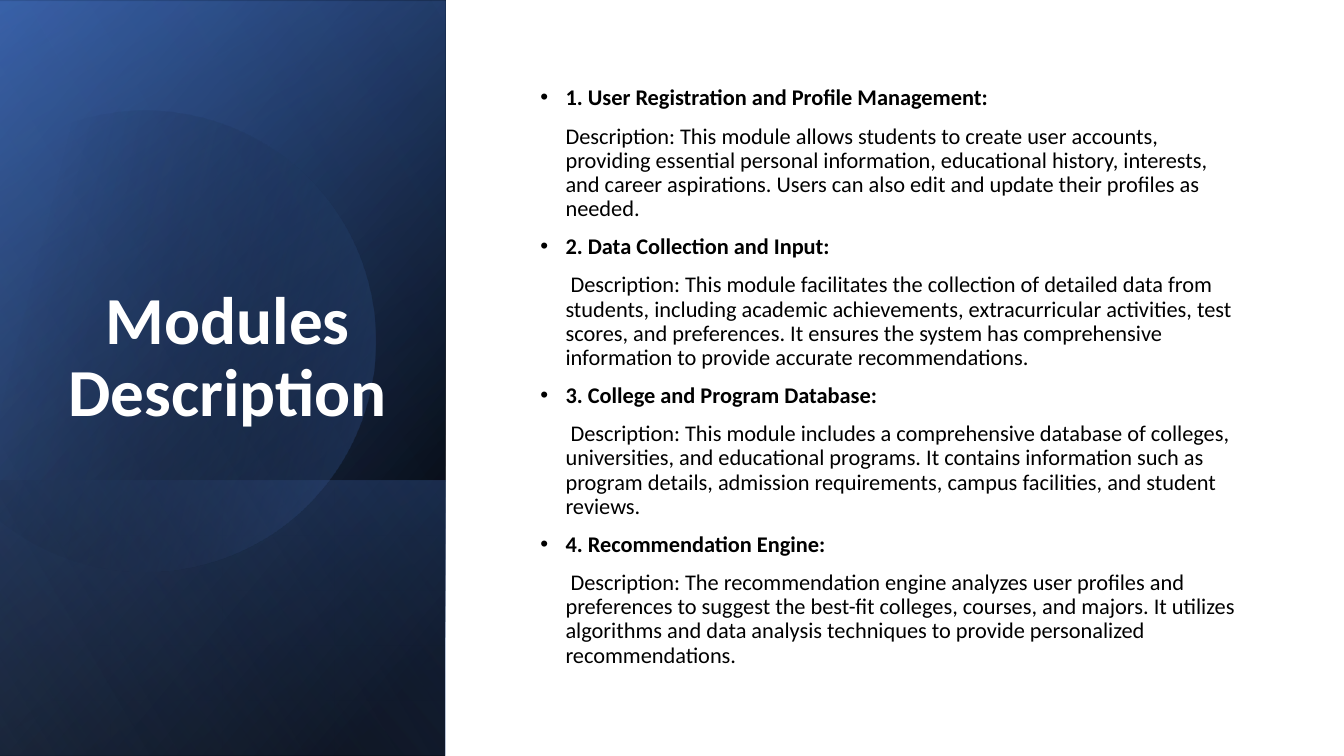
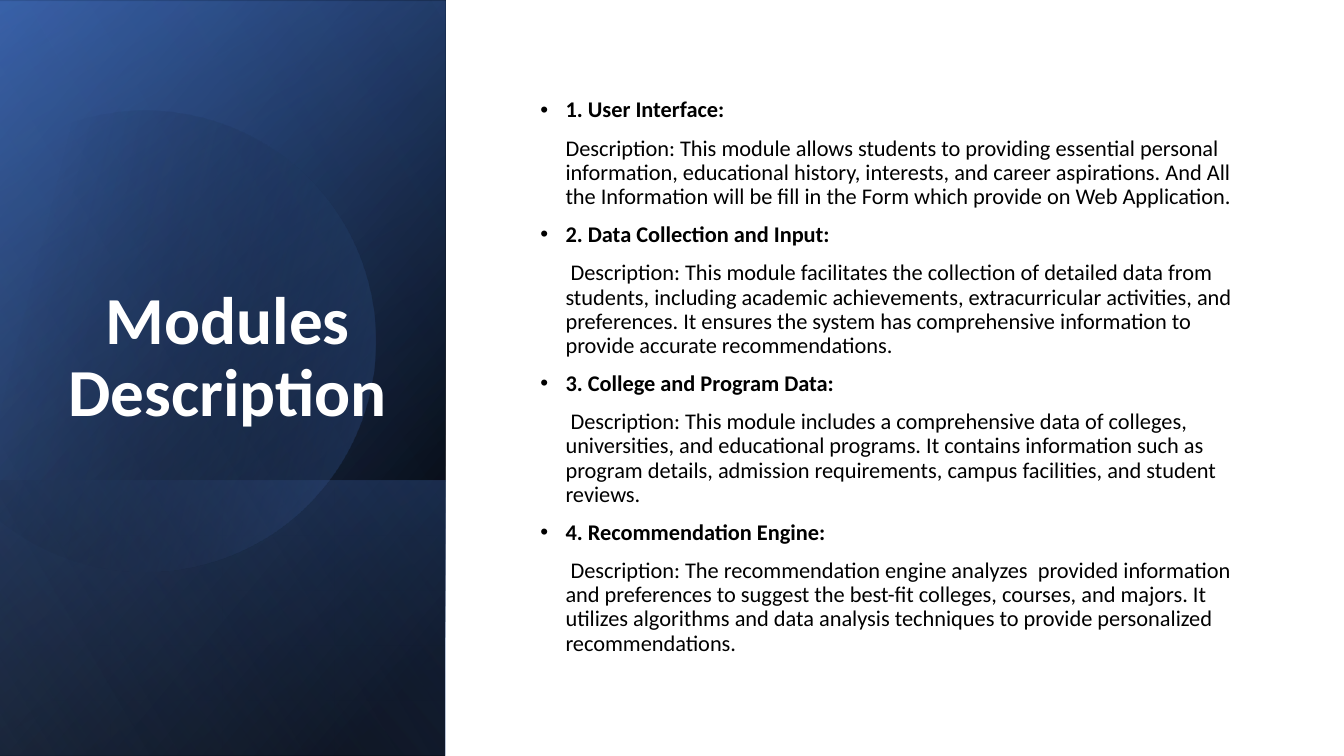
Before and after one commit to shivamkietmca/project, a slide deck: slide 6 of Project Presentation.pptx. Drawn at 1344x756 pixels with LibreOffice and Linux fonts; fonts in the diff are those of the drawing. Boxes give left, top, right and bottom in pixels: in the first picture for what was removed or moved away, otherwise in the second. Text is boxed around its words. In the diff, an @@ line names an element or a change of style, - is before the commit and + after.

```diff
--- a/Project Presentation.pptx
+++ b/Project Presentation.pptx
@@ text at (566, 101, 1231, 208): text changed @@
-• 1. User Registration and Profile Management:
-Description: This module allows students to create user accounts, providing essential personal information, educational history, interests, and career aspirations. Users can also edit and update their profiles as needed.
+• 1. User Interface:
+Description: This module allows students to providing essential personal information, educational history, interests, and career aspirations. And All the Information will be fill in the Form which provide on Web Application.
@@ text at (566, 264, 1231, 502): text changed @@
-Description: This module facilitates the collection of detailed data from students, including academic achievements, extracurricular activities, test scores, and preferences. It ensures the system has comprehensive information to provide accurate recommendations.
-• 3. College and Program Database:
-Description: This module includes a comprehensive database of colleges, universities, and educational programs. It contains information such as program details, admission requirements, campus facilities, and student reviews.
+Description: This module facilitates the collection of detailed data from students, including academic achievements, extracurricular activities, and preferences. It ensures the system has comprehensive information to provide accurate recommendations.
+• 3. College and Program Data:
+Description: This module includes a comprehensive data of colleges, universities, and educational programs. It contains information such as program details, admission requirements, campus facilities, and student reviews.
@@ text at (566, 562, 1230, 651): text changed @@
-Description: The recommendation engine analyzes user profiles and preferences to suggest the best-fit colleges, courses, and majors. It utilizes algorithms and data analysis techniques to provide personalized recommendations.
+Description: The recommendation engine analyzes provided information and preferences to suggest the best-fit colleges, courses, and majors. It utilizes algorithms and data analysis techniques to provide personalized recommendations.
```
Also in this commit, not shown: 4 other slides changed, 1 slide removed.
